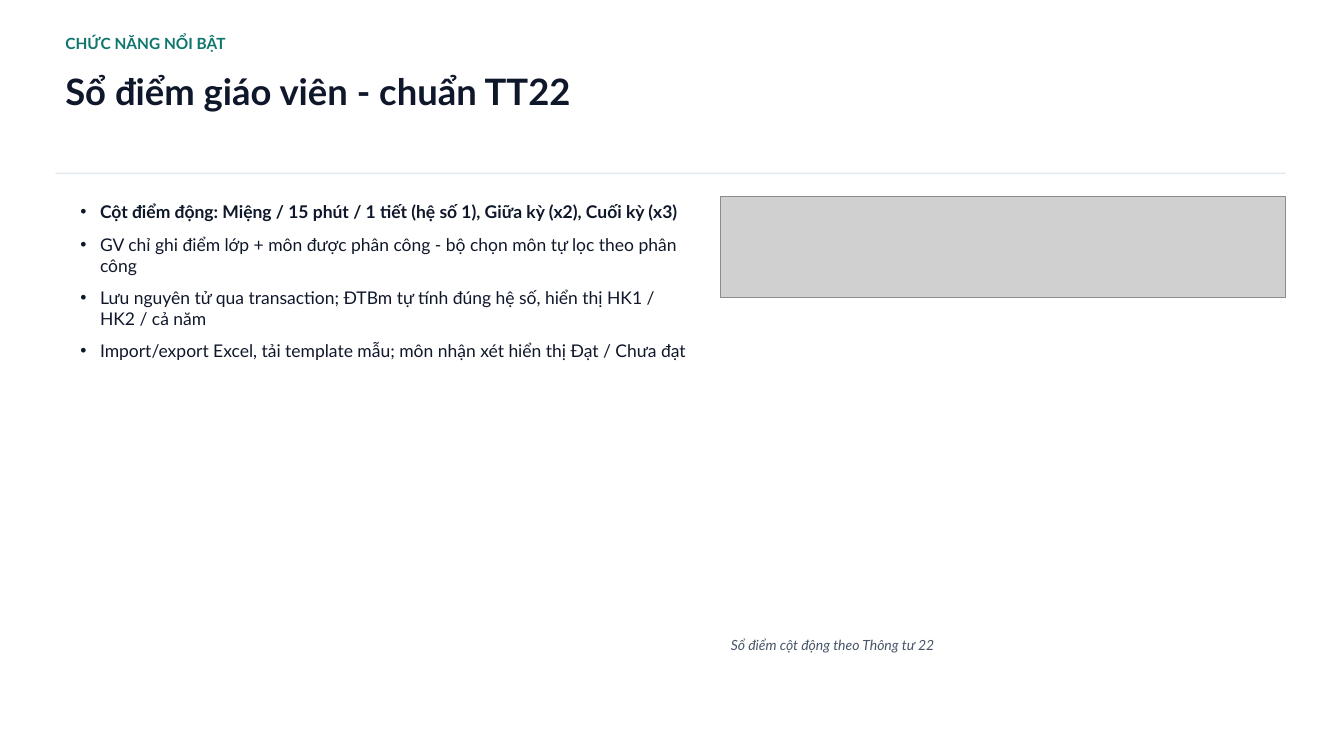
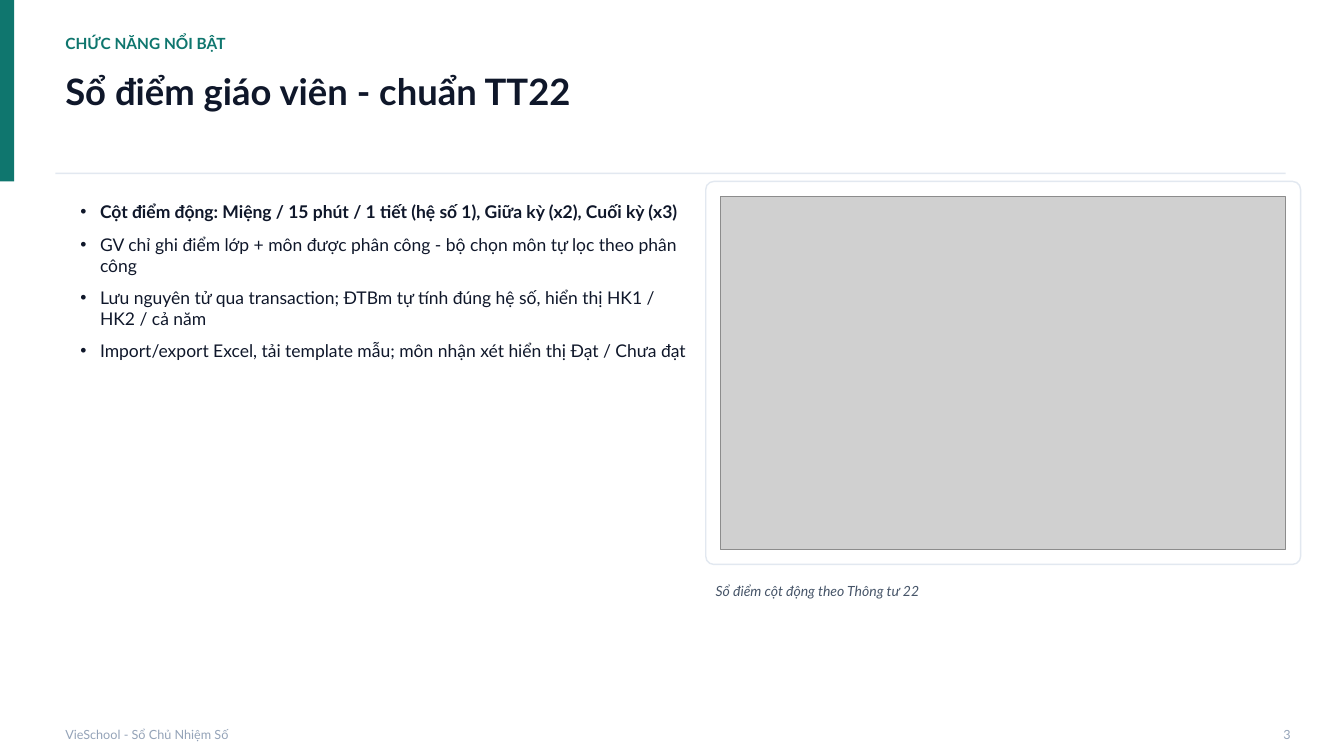
Before and after one commit to saintzzz/so-chu-nhiem-so, a slide deck: slide 4 of docs/handover/USER-GUIDE-vieschool.pptx. Drawn at 1344x756 pixels with LibreOffice and Linux fonts; fonts in the diff are those of the drawing; grey boxes stand for pictures. Boxes give left, top, right and bottom in pixels: in the first picture for what was removed or moved away, otherwise in the second. Text is boxed around its words. In the diff, an @@ line names an element or a change of style, - is before the commit and + after.

```diff
--- a/docs/handover/USER-GUIDE-vieschool.pptx
+++ b/docs/handover/USER-GUIDE-vieschool.pptx
@@ rectangle added at [0, 0, 14, 181], fill #0F766E @@
@@ rounded rectangle added at [706, 181, 1301, 565], fill #FFFFFF, outline #E2E8F0 1 pt @@
@@ picture: place and size @@
-picture at [721, 197, 1286, 297]
+picture at [721, 197, 1286, 549]
@@ text "Sổ điểm cột động theo ...": place and size @@
-text "Sổ điểm cột động theo ..." at [731, 638, 934, 653]
+text "Sổ điểm cột động theo ..." at [716, 584, 919, 599]
@@ text added at [65, 729, 228, 741], 9 pt, text #94A3B8 @@
+VieSchool - Sổ Chủ Nhiệm Số
@@ text added at [1283, 730, 1290, 739], 9 pt, text #94A3B8 @@
+3
```
Also in this commit, not shown: 24 other slides changed, 13 slides added, 2 other files.
